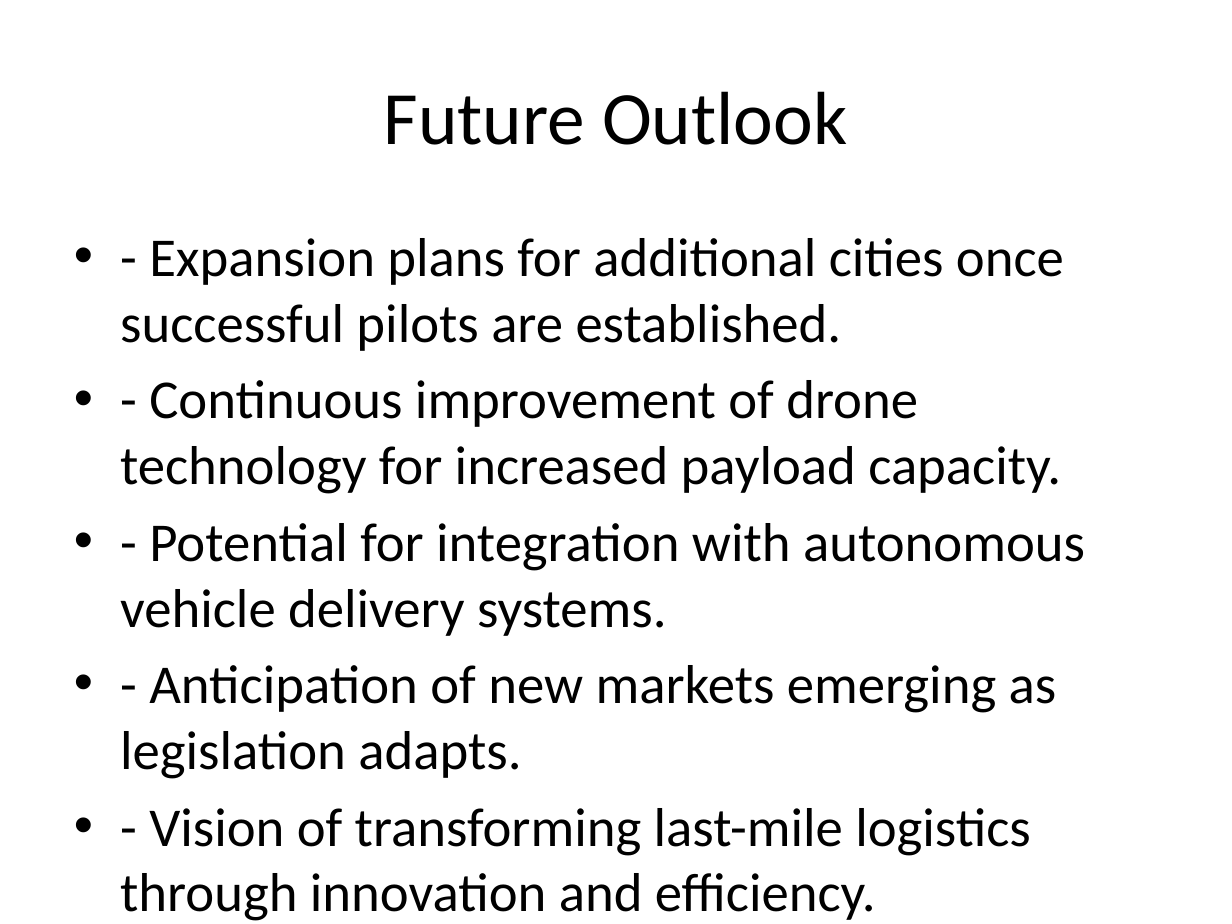
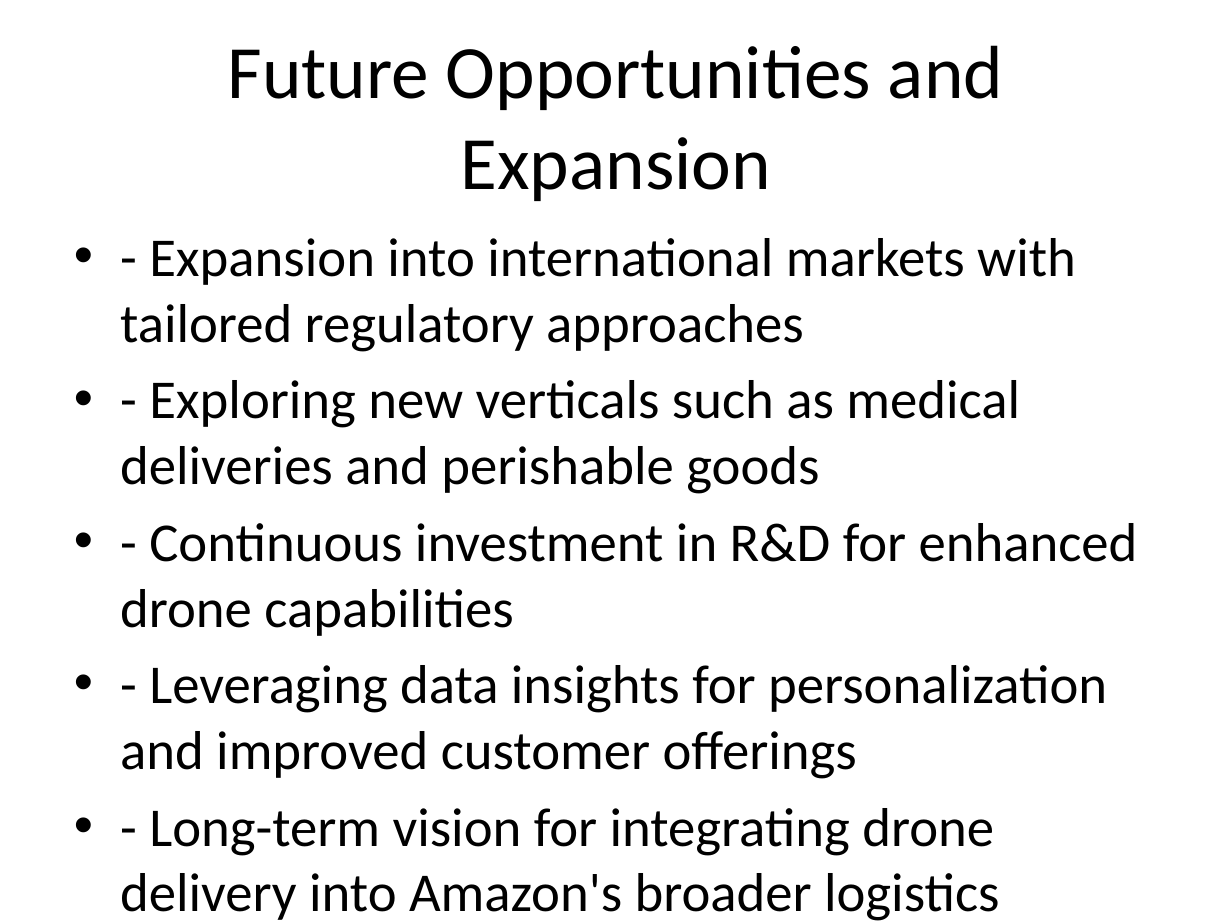
Before and after one commit to MiraSharma8511/hands-on-langchain, a slide deck: slide 10 of generated.pptx. Drawn at 1232x924 pixels with LibreOffice and Linux fonts; fonts in the diff are those of the drawing. Boxes give left, top, right and bottom in pixels: in the first picture for what was removed or moved away, otherwise in the second. Text is boxed around its words. In the diff, an @@ line names an element or a change of style, - is before the commit and + after.

```diff
--- a/generated.pptx
+++ b/generated.pptx
@@ title at box(228, 45, 1003, 201): text changed @@
-Future Outlook
+Future Opportunities and Expansion
@@ text at box(120, 238, 1138, 921): text changed @@
-• - Expansion plans for additional cities once successful pilots are established.
-• - Continuous improvement of drone technology for increased payload capacity.
-• - Potential for integration with autonomous vehicle delivery systems.
-• - Anticipation of new markets emerging as legislation adapts.
-• - Vision of transforming last-mile logistics through innovation and efficiency.
+• - Expansion into international markets with tailored regulatory approaches
+• - Exploring new verticals such as medical deliveries and perishable goods
+• - Continuous investment in R&D for enhanced drone capabilities
+• - Leveraging data insights for personalization and improved customer offerings
+• - Long-term vision for integrating drone delivery into Amazon's broader logistics network
```
Also in this commit, not shown: 7 other slides changed, 2 slides added, 2 slides removed, 2 other files.
